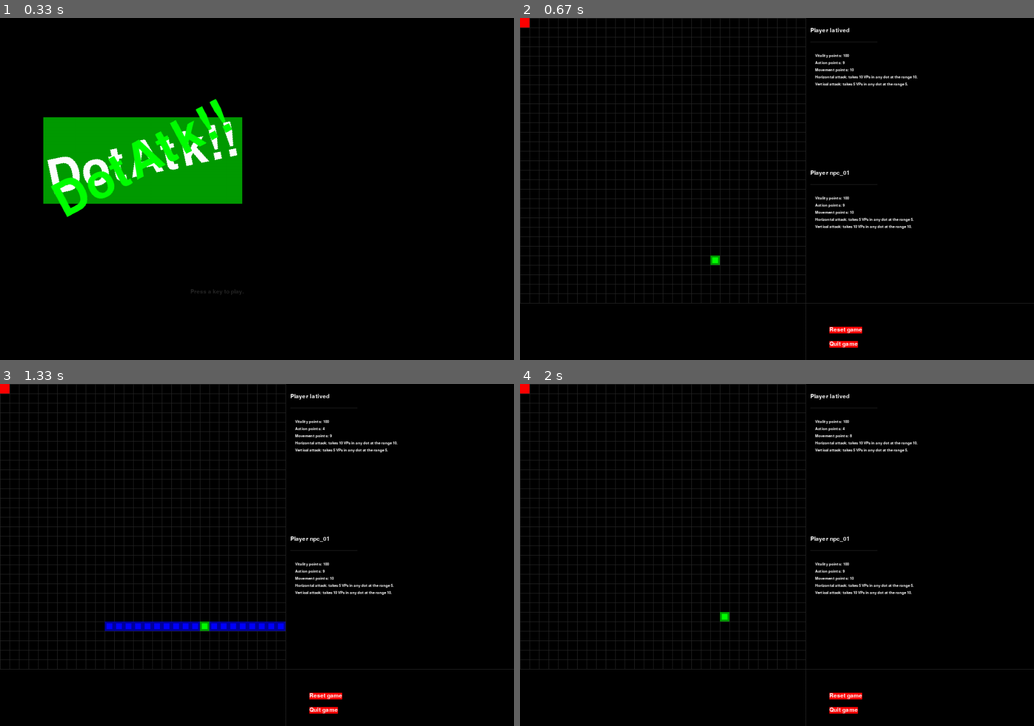
Above: before the commit, frames 1-4 (two rows, left to right).
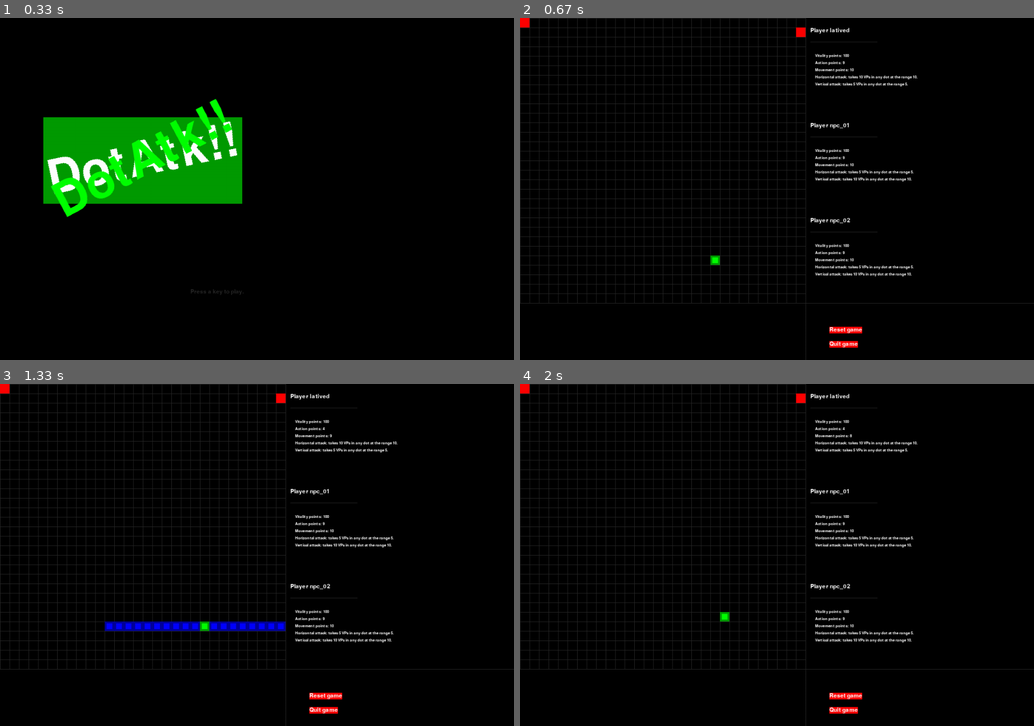
Above: after the commit, the same moments.

Repository: latived/ia2-p1
Game: pygame game, started from game.py
Same seed, same stepped clock (60 frames per second), same inputs: the game is played once before the commit and once after it.
Inputs:
- Up to frame 1 (0.33 s): no input
- Up to frame 2 (0.67 s): tap Enter at 0.33 s
- Up to frame 3 (1.33 s): hold Right 0.67-1.13 s; tap H at 1.17 s
- Up to frame 4 (2 s): hold Up from 1.6 s (still down); tap V at 1.75 s

Frame 1 is identical in both runs. In frame 2, 1.4% of the frame differs, in the area x 53-77%, y 2-76%; in frame 3, 1.4%; in frame 4, 1.4%.

Commit message:
I just don't believe

Diff:
--- a/game.py
+++ b/game.py
@@ -40,102 +40,105 @@
     # Setting up player and NPC
     dotPlayer = Player('latived', getRandomLocation(xby=True), 'pl1')  # Last parameter defines dotType
     dotNpc = Player('npc_01', getRandomLocation(ybx=True), 'nl1')
-
-    # Setting up some control variables
-    dotTurn = True  # controls if player or npc can move (true if player, false if npc)
-    dotCanAtk = True  # controls possibility of attack
-    dotCanMove = True  # controls possibility of movement
-    turnCounter = 1  # initialize counter
-    showedTurnCounter = False  # controls if turn log can be show (actualized)
-
-    # Who controls NPC actions?
-    npcGaControlled = True  # set up random actions or ga controlled actions
-
-    drawGameWindow(dots=[dotPlayer, dotNpc])
+    dotNpc2 = Player('npc_02', getRandomLocation(ybx=True), 'nl1')
+
+    # TODO: define a method to do all this automatically and scale to more NPCs
+    turnControl = {'dots' :
+                       [{'dot' : dotPlayer, 'canMove' : True, 'direction' : None, 'canAtk' : True, 'atkType' : None},
+                       {'dot' : dotNpc, 'canMove' : False, 'direction' : None, 'futureMoves' : [], 'canAtk' : False, 'atkType' : None, 'actionsBy' : 'GA'},  # actionsBy can be "random" too
+                       {'dot' : dotNpc2, 'canMove' : False, 'direction' : None, 'futureMoves' : [], 'canAtk' : False, 'atkType' : None, 'actionsBy' : 'GA'},  # actionsBy can be "random" too
+                        ],
+                   'counter' :
+                       {'number' : 1, 'showed' : False},
+                   'turn' :
+                       {'dot': dotPlayer.name, 'id' : 0, 'totalDots' : 3, 'isOver' : False}
+                   }
+
+    dots = [dot['dot'] for dot in turnControl['dots']]
+    drawGameWindow(dots=dots)
+
+    counter = turnControl['counter']
+    turn = turnControl['turn']
 
     while True: # main game loop
 
         # Checks if has showed counter previously
-        if not showedTurnCounter:
-            print("Turn {}".format(turnCounter))
-            print("\t* {} points: {} VP, {} AP, {} MP.".format(dotPlayer.name, dotPlayer.vitalityPoints, dotPlayer.actionPoints, dotPlayer.movementPoints))
-            print("\t* {} points: {} VP, {} AP, {} MP.".format(dotNpc.name, dotNpc.vitalityPoints, dotNpc.actionPoints, dotNpc.movementPoints))
-            showedTurnCounter = True
-
-        dotDirection, dotAtkType, dotTurnOver = None, None, None  # Just to remove warnings...
-
-        # Checks for who is playing
-        if not dotTurn:
-            if npcGaControlled:
-                # futureMoves is set to [] at players set up
-                if len(dotNpc.futureMoves) == 0:
-                    dotCanAtk, dotAtkType = ga.isAttackPossible(dotPlayer, dotNpc)
-                    dotTurnOver = True
+        if not counter['showed']:
+            print("Turn {} [{} plays]".format(counter['number'], turn['dot']))
+            for dot in turnControl['dots']:
+                print("\t* {} points: {} VP, {} AP, {} MP.".format(dot['dot'].name, dot['dot'].vitalityPoints, dot['dot'].actionPoints, dot['dot'].movementPoints))
+            counter['showed'] = True
+
+        dotPlaying = None
+
+        # Checks for who is playing (if 0, its player's turn)
+        if turn['id']:
+            # If we have 3 dots (one player with id 0, two npcs with ids 1 and 2)
+            dotPlaying = turnControl['dots'][turn['id']]
+            dotPlayer = turnControl['dots'][0]
+
+            if dotPlaying['actionsBy'] == 'GA':
+                if len(dotPlaying['futureMoves']) == 0:
+                    dotPlaying['canAtk'], dotPlaying['atkType'] = ga.isAttackPossible(dotPlayer['dot'], dotPlaying['dot'])
+                    turn['isOver'] = True
 
                     # If we want to move after attack, just delete 'and not dotCanAtk' term
-                    if dotCanMove and not dotCanAtk:
+                    if dotPlaying['canMove'] and not dotPlaying['canAtk']:
                         # npcGaActions returns a list of directions to move
-                        dotNpc.futureMoves = ga.npcGaActions(dotPlayer, dotNpc)
-                        dotDirection = dotNpc.futureMoves.pop()
-                        dotTurnOver = False
+                        dotPlaying['futureMoves'] = ga.npcGaActions(dotPlayer['dot'], dotPlaying['dot'])
+                        dotPlaying['direction'] = dotPlaying['futureMoves'].pop()
+                        turn['isOver'] = False
                 else:
-                    dotDirection = dotNpc.futureMoves.pop()
+                    dotPlaying['direction'] = dotPlaying['futureMoves'].pop()
             else:
-                dotDirection, dotAtkType, dotTurnOver = npcRandomActions(dotNpc.atkTypes)
+                dotPlaying['direction'], dotPlaying['atkType'], turn['isOver'] = npcRandomActions(dotPlaying['dot'].atkTypes)
+
         else:
-            ret, dotDirection, dotAtkType, dotTurnOver = getPlayerAction()
+            dotPlaying = turnControl['dots'][0]
+            ret, dotPlaying['direction'], dotPlaying['atkType'], turn['isOver'] = getPlayerAction()
 
             if ret:
                 return #
 
-        # TODO: are there cases in which dotCanMove = False but dotDirection is set to anything?
-        if not dotCanMove:  # if cannot move, doesn't matter if he wants
-            dotDirection = None
-
-        if not dotCanAtk:  # if cannot atk, doesn't matter if he wants
-            dotAtkType = None
-
         # Get turn results
-        turnResult, turnFlag = doDotTurn(dotPlayer, dotNpc, dotDirection, dotTurn, dotAtkType)
-
-        if not turnFlag:
-            if turnResult == config.TURN_MOVE_FAIL_OB:
-                pass
-            elif turnResult == config.TURN_MOVE_FAIL_MP:
-                # force player/npc to atk or pass turn
-                dotCanMove = False
-            elif turnResult == config.TURN_ATK_FAIL:
-                # force player/npc to move or pass turn
-                dotCanAtk = False
-            # Because the attack was unsuccessful (move or attack failed), start turn again
-            # Note that we restart the turn but with the same flags recently modified
+        turnResult, dotsKilled = doDotTurn(turnControl)  # turnControl has inside both dotPlayer and dotPlaying
+
+        if turnResult == config.TURN_MOVE_FAIL_OB:
             continue
-        else:
-            if turnResult == config.TURN_ATK_KILLA:  # Game is over, okay?
-                return #
+        elif turnResult == config.TURN_MOVE_FAIL_MP:
+            # force player/npc to atk or pass turn
+            dotPlaying['canMove'] = False
+            continue
+        elif turnResult == config.TURN_ATK_FAIL:
+            # force player/npc to move or pass turn
+            dotPlaying['canAtk'] = False
+            continue
+        elif turnResult == config.TURN_OK:
+            if turn['totalDots'] - dotsKilled == 1:
+                return # Game is over...
 
         # Change turn
-        if dotTurnOver:
-            if dotTurn:
-                print("\t{} passes the turn over to {}.".format(dotPlayer.name, dotNpc.name))
-            else:
-                print("\t{} passes the turn over to {}.".format(dotNpc.name, dotPlayer.name))
-
-            turnCounter += 1  # Increment counter
-            showedTurnCounter = False  # Last log message wasn't counter
-            dotTurn = not dotTurn  # Changes turn flag
-
-            # New turn, anyone can move/atk
-            dotCanMove = True
-            dotCanAtk = True
+        if turn['isOver']:
+            # Increment counter
+            counter['number'] += 1
+            # Define next dot to play
+            turn['id'] = (turn['id'] + 1) % turn['totalDots']
+            dotPlayingNext = turnControl['dots'][turn['id']]
+            turn['dot'] = dotPlayingNext['dot'].name
+
+            print("\t{} passes the turn over to {}.".format(dotPlaying['dot'].name, dotPlayingNext['dot'].name))
+
+            counter['showed'] = False  # Last log message wasn't counter
+
+            dotPlayingNext['canMove'] = True
+            dotPlayingNext['canAtk'] = True
 
             # Regenerate status
-            dotPlayer.regenerateMP()
-            dotPlayer.regenerateAP()
-            dotNpc.regenerateMP()
-            dotNpc.regenerateAP()
-
-        drawGameWindow(dots=[dotPlayer, dotNpc])
+            for dot in dots:
+                dot.regenerateMP()
+                dot.regenerateAP()
+
+        drawGameWindow(dots)
 
 
 def drawGameWindow(dots, attacking=False, atkInfo=None):
@@ -196,73 +199,89 @@
         return False
 
 
-def doDotTurn(player, npc, dotDirection, dotTurn, dotAtkType):
-
-    dotPlaying = npc
-    dotWaiting = player
-
-    if dotTurn:
-        dotPlaying = player
-        dotWaiting = npc
-
-    previousPos = dotPlaying.position.copy()
-
-    if dotAtkType:  # if players wants to atk (npc atk is always set randomly in its, player not) (for now
-
-        rangeAtk = dotPlaying.atkTypes[dotAtkType][0]
-        costAtk = dotPlaying.atkTypes[dotAtkType][2]
-
-        hit = dotAttack(dotPlaying.position, dotWaiting.position, dotAtkType, rangeAtk)
-
-        if dotPlaying.actionPoints >= costAtk:
-            dotPlaying.actionPoints -= costAtk
+def doDotTurn(turnControl):
+
+    dots = [dot for dot in turnControl['dots']]
+    dotsKilled = 0
+
+    turn = turnControl['turn']
+
+    if turn['id']:
+        whichDotIsPlaying = turn['id'] % turn['totalDots']
+        dotPlaying = dots[whichDotIsPlaying]
+        dotsWaiting = [dot['dot'] for dot in dots if dot['dot'] != dotPlaying]  # Get all dots except the dotPlaying
+    else:
+        dotPlaying = dots[0]
+        dotsWaiting = [dot['dot'] for dot in dots[1:]]  # Iterate through remaining dots (all npcs)
+
+    if not dotPlaying['canMove']:
+        dotPlaying['direction'] = None
+
+    if not dotPlaying['canAtk']:
+        dotPlaying['atkType'] = None
+
+    previousPos = dotPlaying['dot'].position.copy()
+
+    if dotPlaying['atkType']:
+
+        rangeAtk = dotPlaying['dot'].atkTypes[dotPlaying['atkType']][0]
+        costAtk = dotPlaying['dot'].atkTypes[dotPlaying['atkType']][2]
+
+        hits = []
+        for dotWaiting in dotsWaiting:
+            hit = dotAttack(dotPlaying['dot'].position, dotWaiting.position, dotPlaying['atkType'], rangeAtk)
+            hits.append((hit, dotWaiting))
+
+        if dotPlaying['dot'].actionPoints >= costAtk:
+            dotPlaying['dot'].actionPoints -= costAtk
         else:
-            print("\t{} couldn't attack: low action points.".format(dotPlaying.name))
-            return config.TURN_ATK_FAIL, False
+            print("\t{} couldn't attack: low action points.".format(dotPlaying['dot'].name))
+            return config.TURN_ATK_FAIL, dotsKilled
 
         # actualize window to show attack (need this here because we need to draw attack)
         # TODO: would exist a way to draw attack like we draw a movement? i.e., at the end of runGame
-        drawGameWindow(dots=[player, npc], attacking=True, atkInfo=[dotPlaying.position, dotAtkType, rangeAtk])
-
-        if hit:
-            damage = dotPlaying.atkTypes[dotAtkType][1]
-
-            print("\t{} attacked {}ly {} and infriges {} damage points (now with {} VPs).".
-                  format(dotPlaying.name, dotAtkType, dotWaiting.name, damage, dotWaiting.vitalityPoints - damage))
-
-            dotWaiting.vitalityPoints -= damage
-
-            if dotWaiting.vitalityPoints <= 0:
-                print("\t{} fucking killed {}, man. Well done, well done.".format(dotPlaying.name, dotWaiting.name))
-                return config.TURN_ATK_KILLA, True
-
+        drawGameWindow(dots=[dot['dot'] for dot in dots], attacking=True, atkInfo=[dotPlaying['dot'].position, dotPlaying['atkType'], rangeAtk])
+
+        for hit, dotHit in hits:
+            if hit:
+                damage = dotPlaying['dot'].atkTypes[dotPlaying['atkType']][1]
+
+                dotHit.vitalityPoints -= damage
+
+                print("\t{} attacked {}ly {} and infriges {} damage points (now with {} VPs).".
+                      format(dotPlaying['dot'].name, dotPlaying['atkType'], dotHit.name, damage, dotHit.vitalityPoints))
+
+                if dotHit.vitalityPoints <= 0:
+                    print("\t{} fucking killed {}, man. Well done, well done.".format(dotPlaying['dot'].name, dotHit.name))
+                    dotsKilled += 1
+
+            else:
+                print("\t{} attacked {}ly {} but missed.".
+                      format(dotPlaying['dot'].name, dotPlaying['atkType'], dotHit.name))
+
+        print("\t\t... its action points goes to {}.".format(dotPlaying['dot'].actionPoints))
+    # move the dot in the direction it is moving, obviously
+    elif dotPlaying['direction']:
+
+        if not dotPlaying['dot'].movementPoints:  # if mp is 0, dot can't move
+            print("\t{} couldn't move: low movement points.".format(dotPlaying['dot'].name))
+            return config.TURN_MOVE_FAIL_MP, dotsKilled
+
+        moveResult = dotMove(dotPlaying['direction'], dotPlaying['dot'].position)  # only false at first game start (and if not atk, will move)
+
+        if moveResult:
+            dotPlaying['dot'].movementPoints -= 1
+            print("\t{} moves from ({}, {}) to ({}, {}).".format(dotPlaying['dot'].name,
+                                                previousPos['x'], previousPos['y'],
+                                                dotPlaying['dot'].position['x'], dotPlaying['dot'].position['y']))
+            print("\t\t... its movement points goes to {}.".format(dotPlaying['dot'].movementPoints))
         else:
-            print("\t{} attacked {}ly {} but missed.".
-                  format(dotPlaying.name, dotAtkType, dotWaiting.name))
-
-        print("\t\t... its action points goes to {}.".format(dotPlaying.actionPoints))
-    # move the dot in the direction it is moving, obviously
-    elif dotDirection:
-
-        if not dotPlaying.movementPoints:  # if mp is 0, dot can't move
-            print("\t{} couldn't move: low movement points.".format(dotPlaying.name))
-            return config.TURN_MOVE_FAIL_MP, False
-
-        moveResult = dotMove(dotDirection, dotPlaying.position)  # only false at first game start (and if not atk, will move)
-
-        if moveResult:
-            dotPlaying.movementPoints -= 1
-            print("\t{} moves from ({}, {}) to ({}, {}).".format(dotPlaying.name,
-                                                previousPos['x'], previousPos['y'],
-                                                dotPlaying.position['x'], dotPlaying.position['y']))
-            print("\t\t... its movement points goes to {}.".format(dotPlaying.movementPoints))
-        else:
-            print("\t{}: movement to off the board is invalid. Try again.".format(dotPlaying.name))
-            return config.TURN_MOVE_FAIL_OB, False
+            print("\t{}: movement to off the board is invalid. Try again.".format(dotPlaying['dot'].name))
+            return config.TURN_MOVE_FAIL_OB, dotsKilled
     else:
-        print("\t{} stays at ({}, {}).".format(dotPlaying.name, dotPlaying.position['x'], dotPlaying.position['y']))
-
-    return config.TURN_OK, True
+        print("\t{} stays at ({}, {}).".format(dotPlaying['dot'].name, dotPlaying['dot'].position['x'], dotPlaying['dot'].position['y']))
+
+    return config.TURN_OK, dotsKilled
 
 
 def getPlayerAction(dotDirection=None, dotAtkType=None, dotTurnOver=False):
--- a/player.py
+++ b/player.py
@@ -17,7 +17,6 @@
         self.vitalityPoints = vitalityPoints
         self.actionPoints = self.getMaximumAP()
         self.movementPoints = movPoints
-        self.futureMoves = []
         self.dotType = self._setDotType(dotType)
 
 
@@ -34,8 +33,8 @@
 
     def regenerateAP(self):
         if self.actionPoints < self.getMaximumAP():
+            self.actionPoints += 1
             print("\t{} regenerates 1 action point: {} now.".format(self.name, self.actionPoints))
-            self.actionPoints += 1
 
 
     def getMaximumAP(self):
